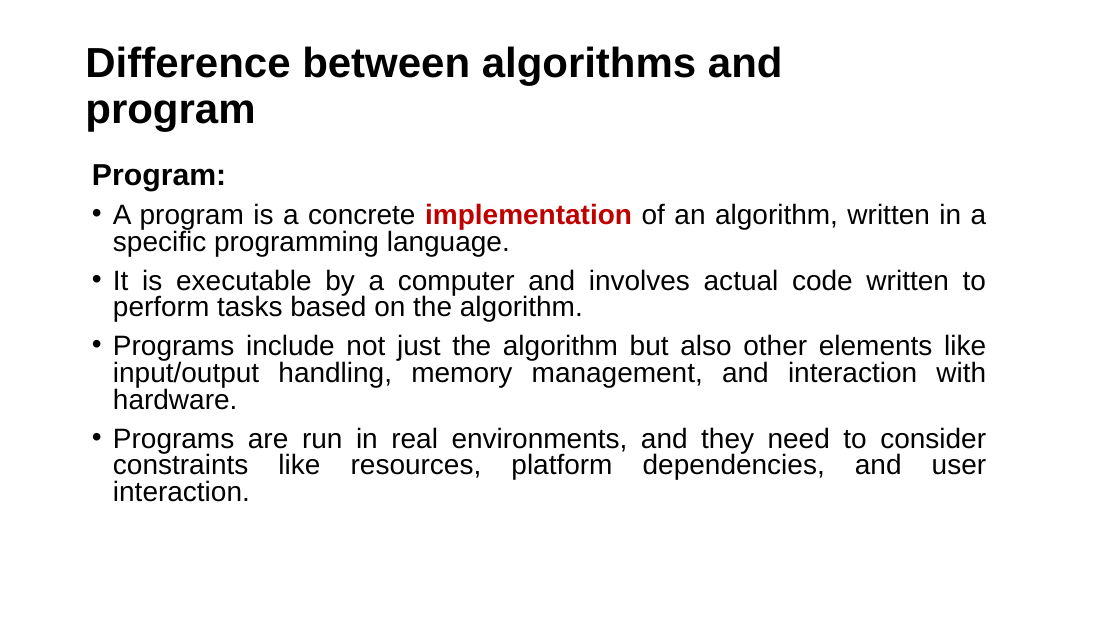
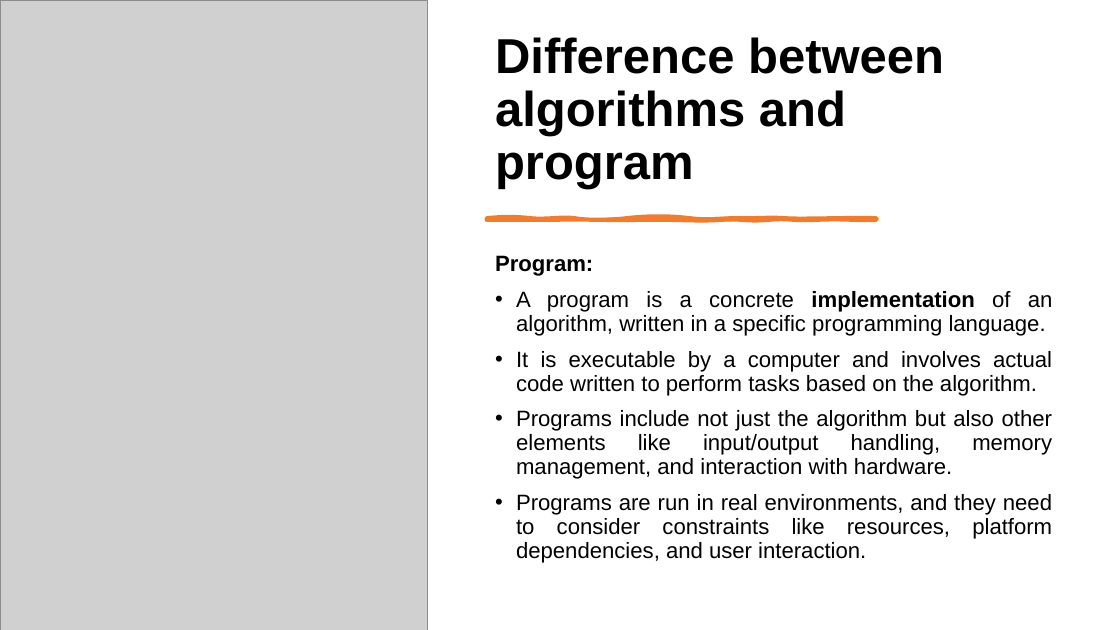
Before and after one commit to alaminbhuyan/DSA-In-Python, a slide deck: slide 9 of Design & Analysis Of Algorithm PDF/DAA.pptx. Drawn at 1120x630 pixels with LibreOffice and Linux fonts; fonts in the diff are those of the drawing; grey boxes stand for pictures. Boxes give left, top, right and bottom in pixels: in the first picture for what was removed or moved away, otherwise in the second. Text is boxed around its words. In the diff, an @@ line names an element or a change of style, - is before the commit and + after.

```diff
--- a/Design & Analysis Of Algorithm PDF/DAA.pptx
+++ b/Design & Analysis Of Algorithm PDF/DAA.pptx
@@ picture added at box(0, 0, 428, 630) @@
@@ title "Difference between algorithms and program": place and size @@
-title "Difference between algorithms and program" at box(85, 46, 783, 131)
+title "Difference between algorithms and program" at box(495, 37, 944, 189)
@@ title "Difference between algorithms and program" at box(495, 37, 944, 189): size 36 to 42 pt; vertical alignment middle to bottom @@
@@ freeform shape added at box(486, 218, 876, 220), fill #ED7D31, outline #ED7D31 3.5 pt @@
@@ text "Program:": place and size @@
-text "Program:" at box(92, 164, 987, 502)
+text "Program:" at box(495, 255, 1053, 563)
@@ text "Program:" at box(495, 255, 1053, 563): size 25.9 to 19 pt in "Program:"; size 24.1 to 19 pt; text colour #C00000 to #000000 in "implementation"; alignment left to justified; line spacing 0.8 to 0.9 @@
```
Also in this commit, not shown: 29 other slides changed.
